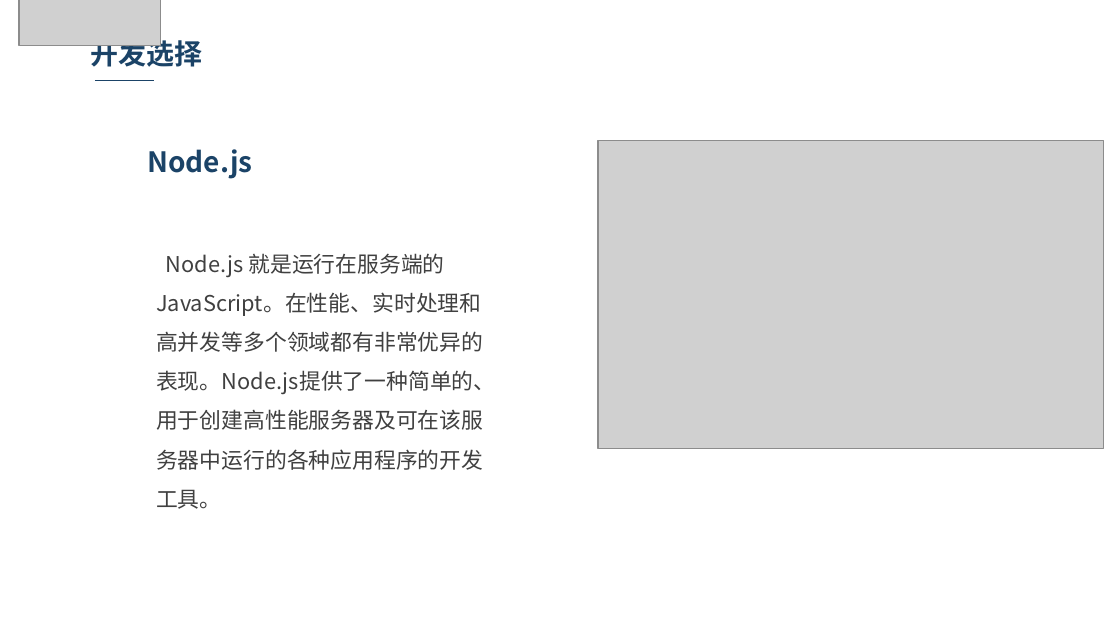
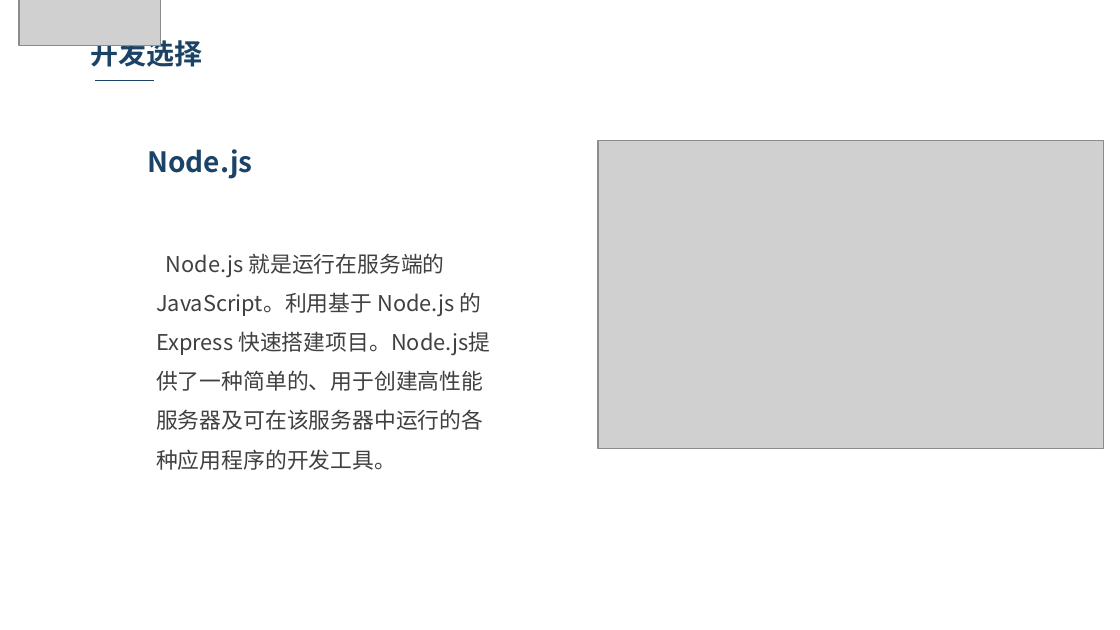
Before and after one commit to githubjf1104/graduation-project, a slide deck: slide 8 of document/论文答辩PPT.pptx. Drawn at 1120x630 pixels with LibreOffice and Linux fonts; fonts in the diff are those of the drawing; grey boxes stand for pictures; background and template pictures are left out. Boxes give left, top, right and bottom in pixels: in the first picture for what was removed or moved away, otherwise in the second. Text is boxed around its words. In the diff, an @@ line names an element or a change of style, - is before the commit and + after.

```diff
--- a/document/论文答辩PPT.pptx
+++ b/document/论文答辩PPT.pptx
@@ text at [156,253,490,470]: text changed @@
-Node.js 就是运行在服务端的 JavaScript。在性能、实时处理和高并发等多个领域都有非常优异的表现。Node.js提供了一种简单的、用于创建高性能服务器及可在该服务器中运行的各种应用程序的开发工具。
+Node.js 就是运行在服务端的 JavaScript。利用基于 Node.js 的 Express 快速搭建项目。Node.js提供了一种简单的、用于创建高性能服务器及可在该服务器中运行的各种应用程序的开发工具。
```
Also in this commit, not shown: 1 other slide changed, 2 other files.
